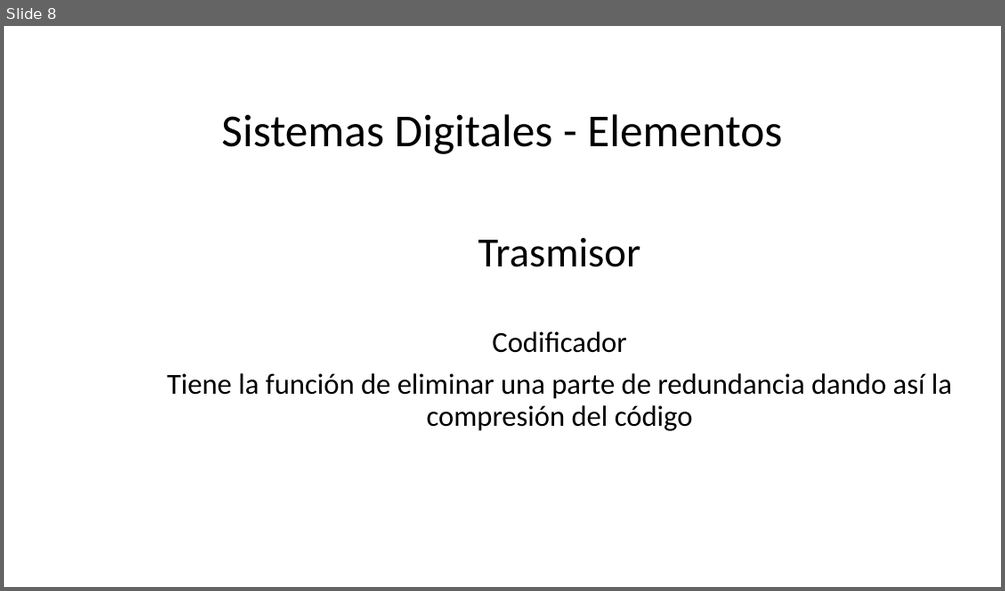
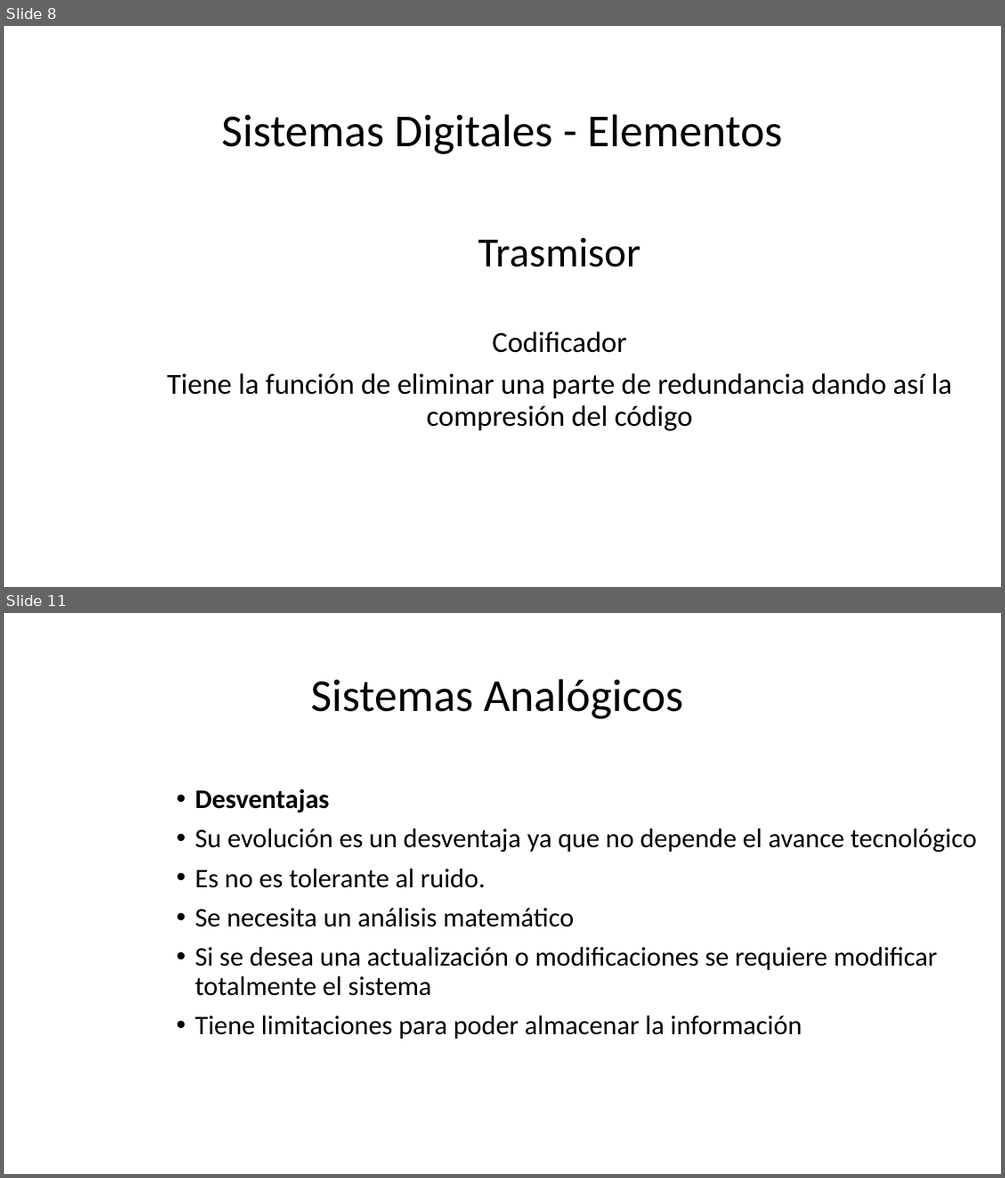
Before and after one commit to StalinMazaEpn/Proyecto_Comunicaciones, a slide deck: expo_comu.pptx. Shown one above the other, each under a label of ours: slide 8 before the commit, slides 8 and 11 after it; the slides between them are not shown. The pictures are 1005x591 and 1005x1178 pixels, drawn with LibreOffice and Linux fonts; fonts in the diff are those of the drawing; background and template pictures are left out. Boxes give left, top, right and bottom in pixels: in the first picture for what was removed or moved away, otherwise in the second. Text is boxed around its words. In the diff, an @@ line names an element or a change of style, - is before the commit and + after.

```diff
--- a/expo_comu.pptx
+++ b/expo_comu.pptx
@@ slide 11 added at <box>4,613,1001,1174</box>, background picture (left out) @@
@@ title added at <box>311,679,683,719</box>, 44 pt, text #000000 @@
+Sistemas Analógicos
@@ text added at <box>195,789,977,1038</box>, 25.9 pt, text #000000 @@
+• Desventajas
+• Su evolución es un desventaja ya que no depende el avance tecnológico
+• Es no es tolerante al ruido.
+• Se necesita un análisis matemático
+• Si se desea una actualización o modificaciones se requiere modificar totalmente el sistema
+• Tiene limitaciones para poder almacenar la información
```
Also in this commit, not shown: 1 slide changed, 4 other slides added.
